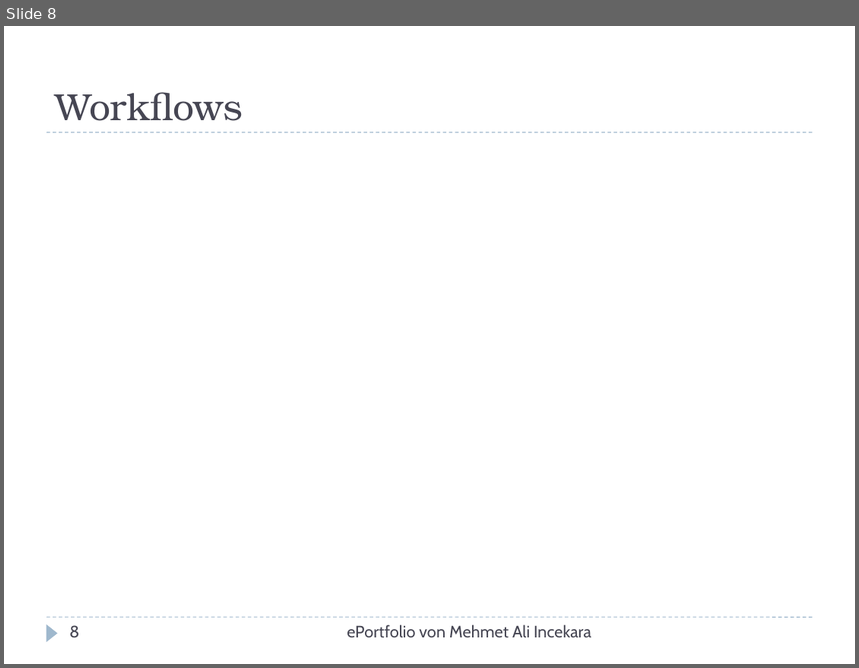
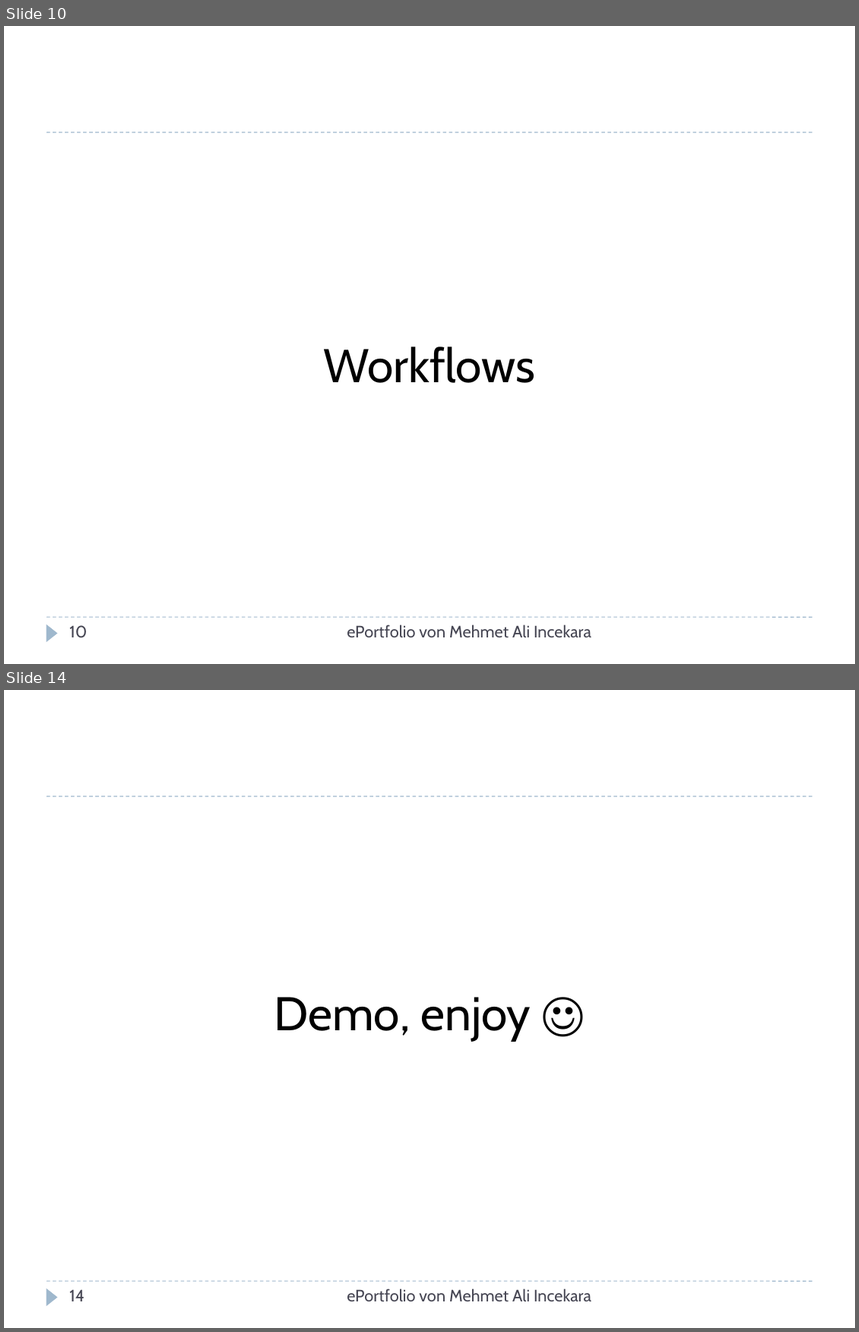
Before and after one commit to xnappy/ePortfolio, a slide deck: Git-und-GitHub.pptx. Shown one above the other, each under a label of ours: slide 8 before the commit, slides 10 and 14 after it; the slides between them are not shown. The pictures are 859x668 and 859x1332 pixels, drawn with LibreOffice and Linux fonts; fonts in the diff are those of the drawing. Boxes give left, top, right and bottom in pixels: in the first picture for what was removed or moved away, otherwise in the second. Text is boxed around its words. In the diff, an @@ line names an element or a change of style, - is before the commit and + after.

```diff
--- a/Git-und-GitHub.pptx
+++ b/Git-und-GitHub.pptx
@@ slide 14 added at [4, 690, 855, 1328], background #FFFFFF; not listed: 3 template elements that a slide beside it also shows @@
@@ text added at [275, 997, 531, 1041], 40 pt, text #000000 @@
+Demo, enjoy ☺
@@ page number added at [69, 1290, 85, 1302], 14 pt, text #464653 @@
+14
@@ text added at [347, 1289, 591, 1302], 14 pt, text #464653 @@
+ePortfolio von Mehmet Ali Incekara
@@ what was slide 8 is now slide 10 @@
@@ slide 10 changed as well @@
@@ text "Workflows": place and size @@
-text "Workflows" at [55, 92, 243, 121]
+text "Workflows" at [323, 347, 535, 383]
@@ text "Workflows" at [323, 347, 535, 383]: size 32 to 40 pt, font TeX Gyre Bonum to Cabin, text colour #464653 to #000000; alignment left to centre; more space between paragraphs; vertical alignment bottom to top @@
@@ page number at [69, 626, 87, 639]: text changed @@
-8
+10
```
Also in this commit, not shown: 12 other slides changed, 3 other slides added, 3 other files.
